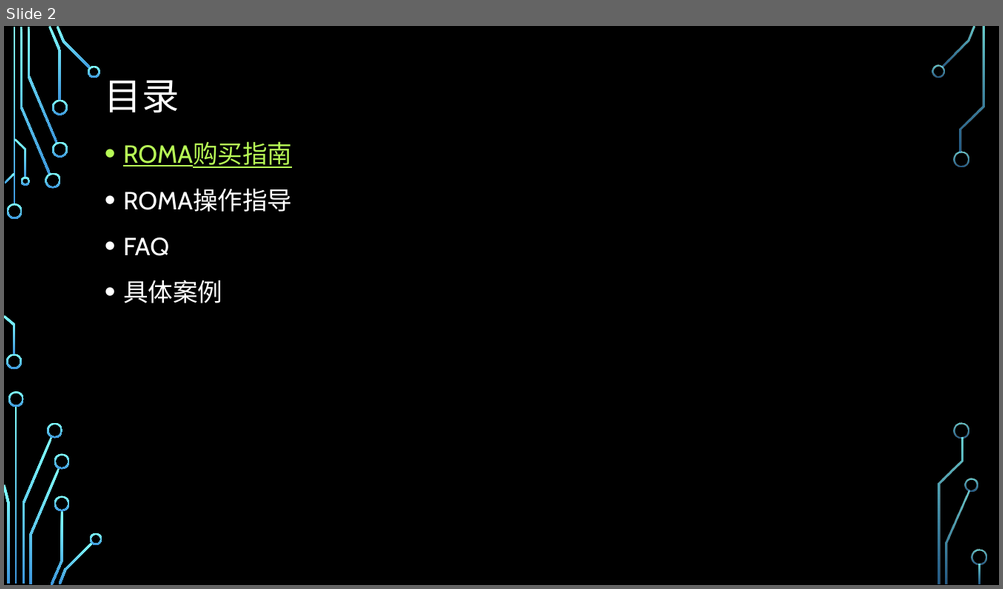
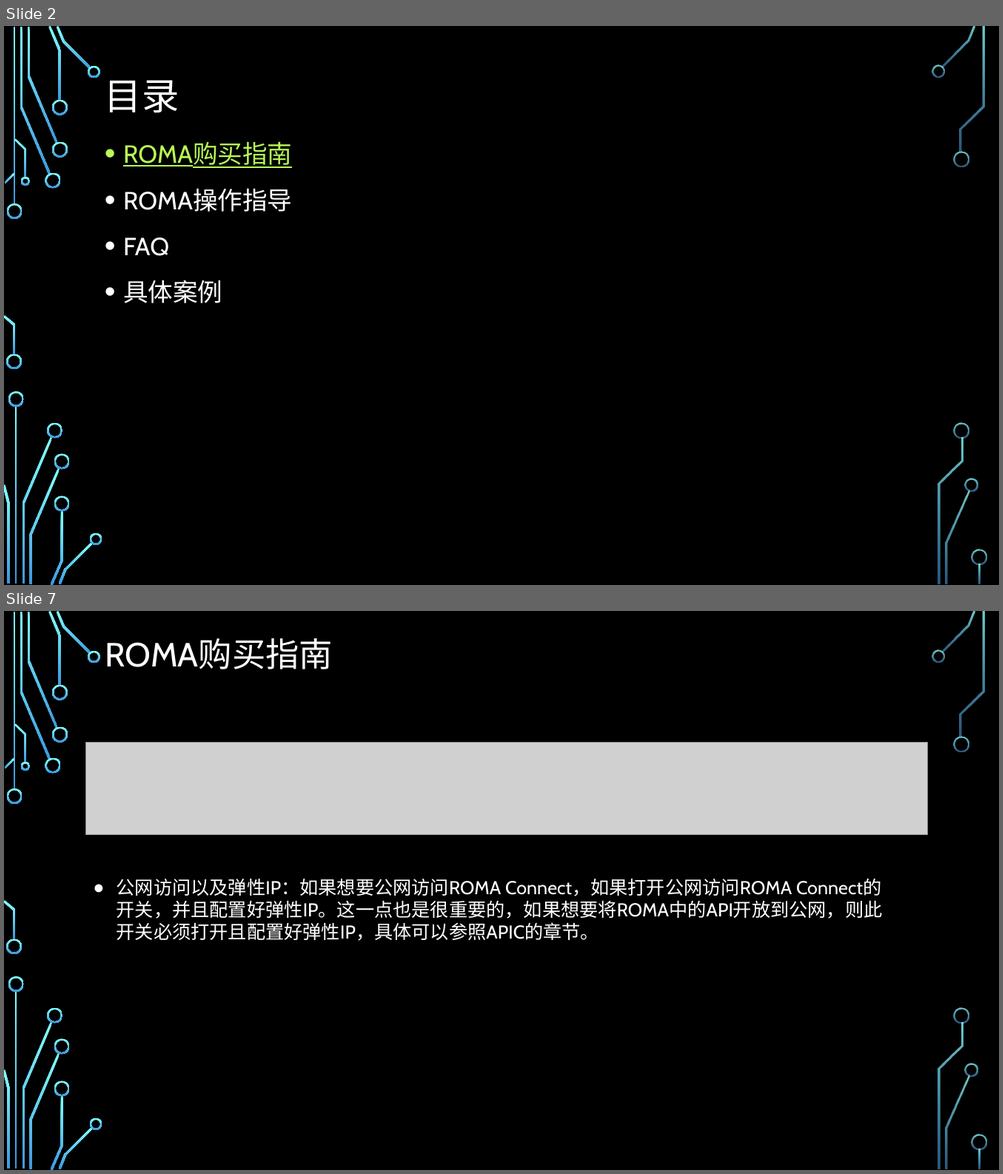
Before and after one commit to zhaoxukl1314/roma, a slide deck: ROMA使用手册.pptx. Shown one above the other, each under a label of ours: slide 2 before the commit, slides 2 and 7 after it; the slides between them are not shown. The pictures are 1003x589 and 1003x1174 pixels, drawn with LibreOffice and Linux fonts; fonts in the diff are those of the drawing; grey boxes stand for pictures; background and template pictures are left out. Boxes give left, top, right and bottom in pixels: in the first picture for what was removed or moved away, otherwise in the second. Text is boxed around its words. In the diff, an @@ line names an element or a change of style, - is before the commit and + after.

```diff
--- a/ROMA使用手册.pptx
+++ b/ROMA使用手册.pptx
@@ slide 7 added at bbox=[4, 611, 999, 1170], background picture (left out); not listed: 36 template elements that a slide beside it also shows @@
@@ title added at bbox=[105, 638, 333, 669], 32.4 pt, text #FFFFFF @@
+ROMA购买指南
@@ picture added at bbox=[86, 742, 928, 834] @@
@@ text added at bbox=[116, 878, 882, 941], 18 pt, text #FFFFFF @@
+● 公网访问以及弹性IP：如果想要公网访问ROMA Connect，如果打开公网访问ROMA Connect的开关，并且配置好弹性IP。这一点也是很重要的，如果想要将ROMA中的API开放到公网，则此开关必须打开且配置好弹性IP，具体可以参照APIC的章节。
```
Also in this commit, not shown: 1 slide changed, 9 other slides added.
